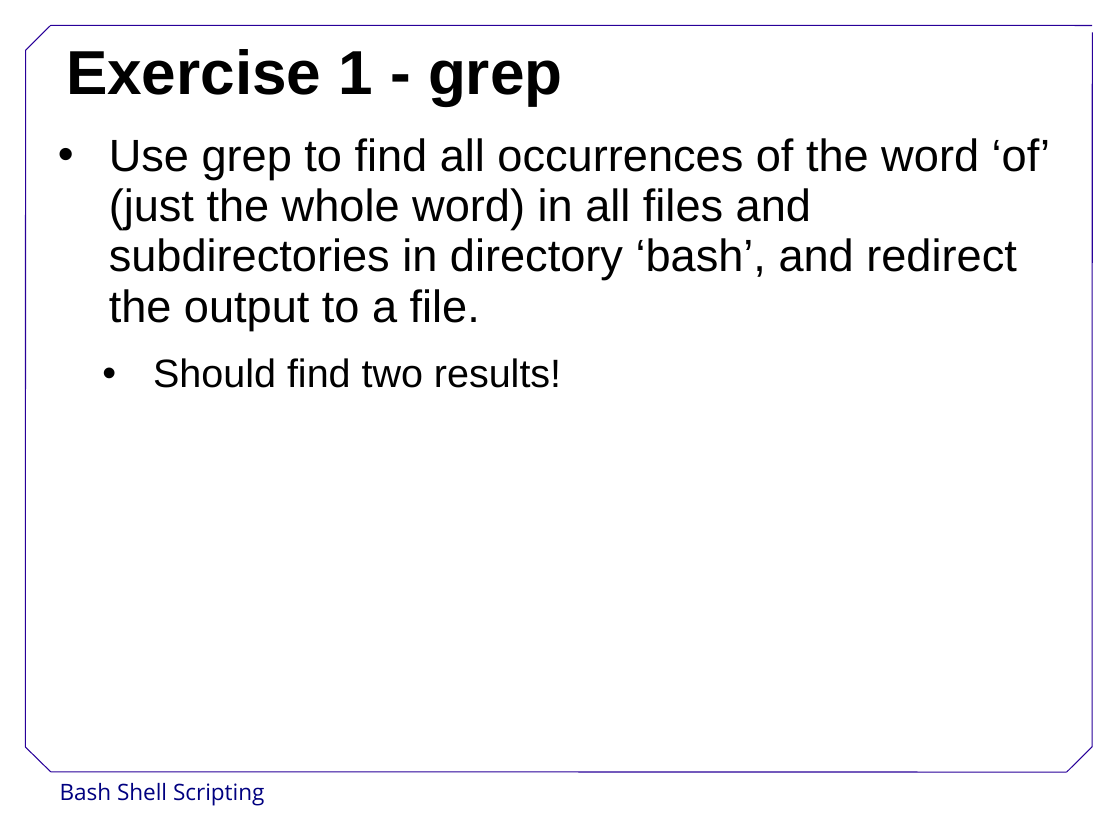
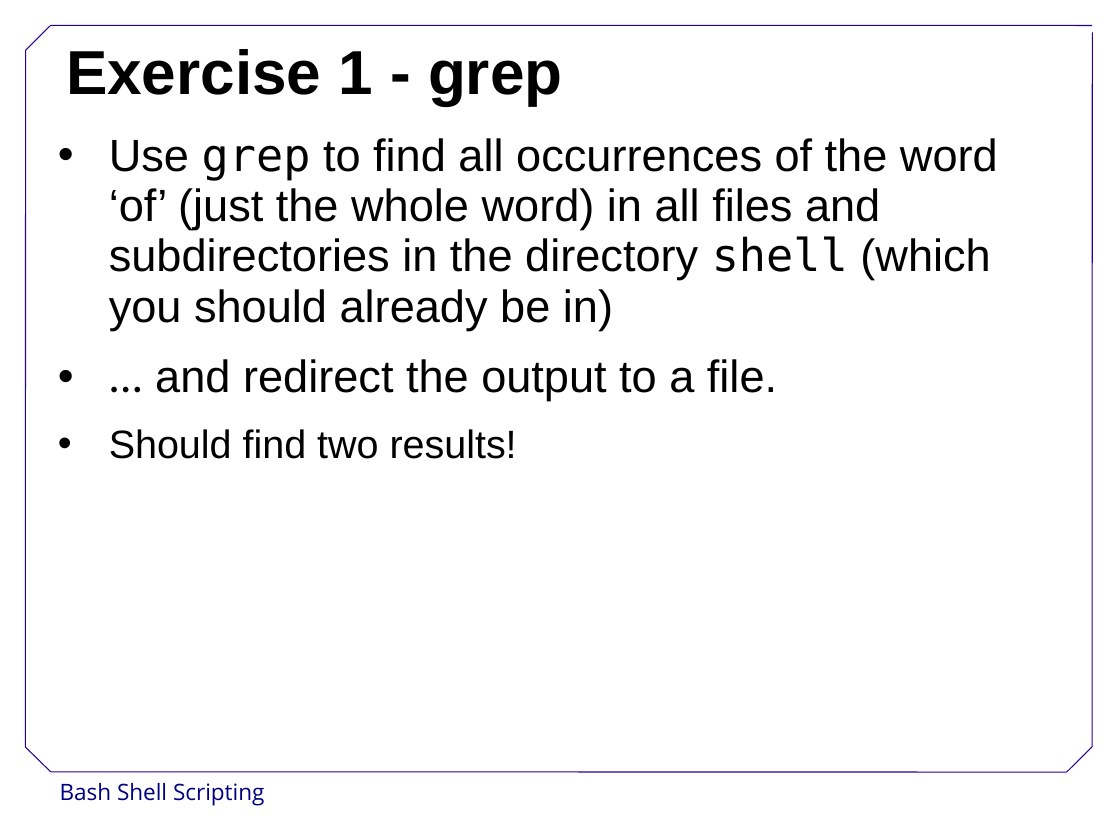
Before and after one commit to swcarpentry/DEPRECATED-boot-camps, a slide deck: slide 7 of instructor-shell/BashShellScripting.odp. Drawn at 1120x840 pixels with LibreOffice and Linux fonts; fonts in the diff are those of the drawing; background and template pictures are left out. Boxes give left, top, right and bottom in pixels: in the first picture for what was removed or moved away, otherwise in the second. Text is boxed around its words. In the diff, an @@ line names an element or a change of style, - is before the commit and + after.

```diff
--- a/instructor-shell/BashShellScripting.odp
+++ b/instructor-shell/BashShellScripting.odp
@@ text at bbox=[109, 138, 998, 401]: text changed @@
-• Use grep to find all occurrences of the word ‘of’ (just the whole word) in all files and subdirectories in directory ‘bash’, and redirect the output to a file.
+• Use grep to find all occurrences of the word ‘of’ (just the whole word) in all files and subdirectories in the directory shell (which you should already be in)
+• … and redirect the output to a file.
@@ text at bbox=[109, 429, 517, 459]: list level 2 to 1 in "Should find two results!" @@
```
Also in this commit, not shown: 1 other slide changed, 1 other file.
